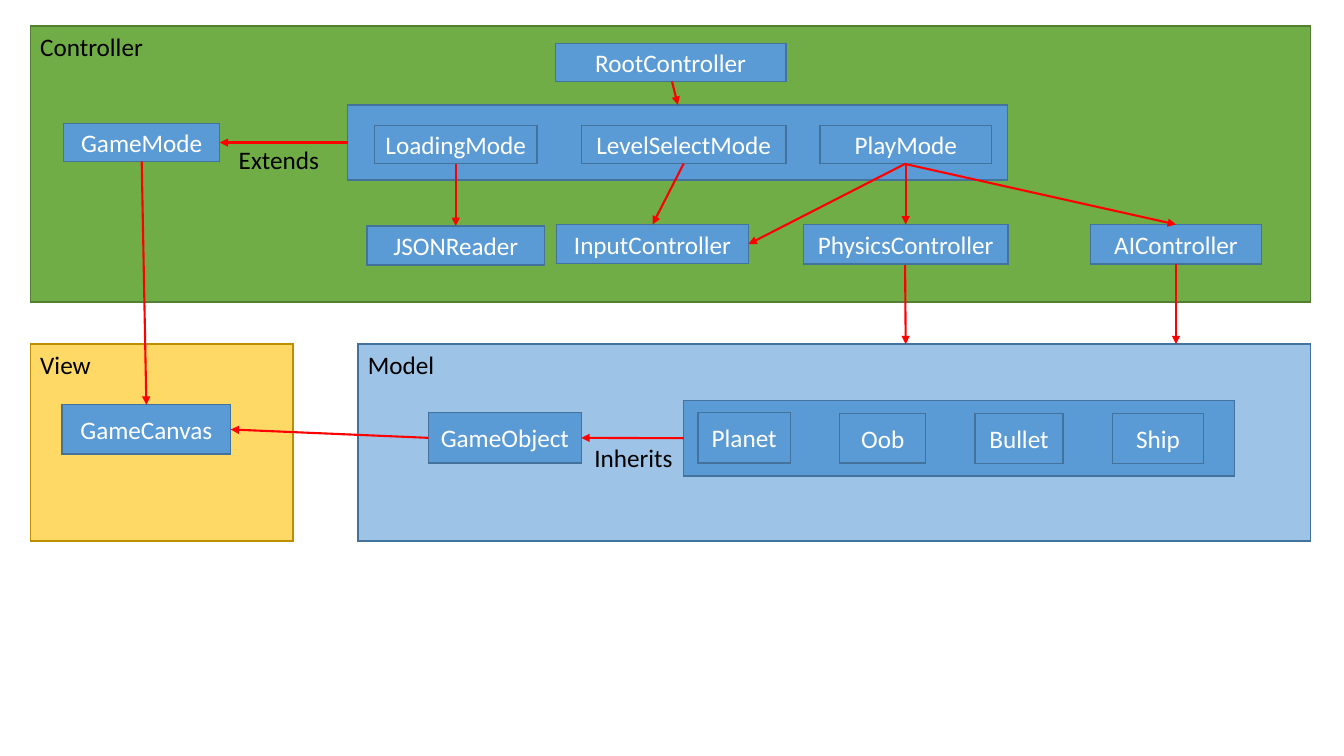
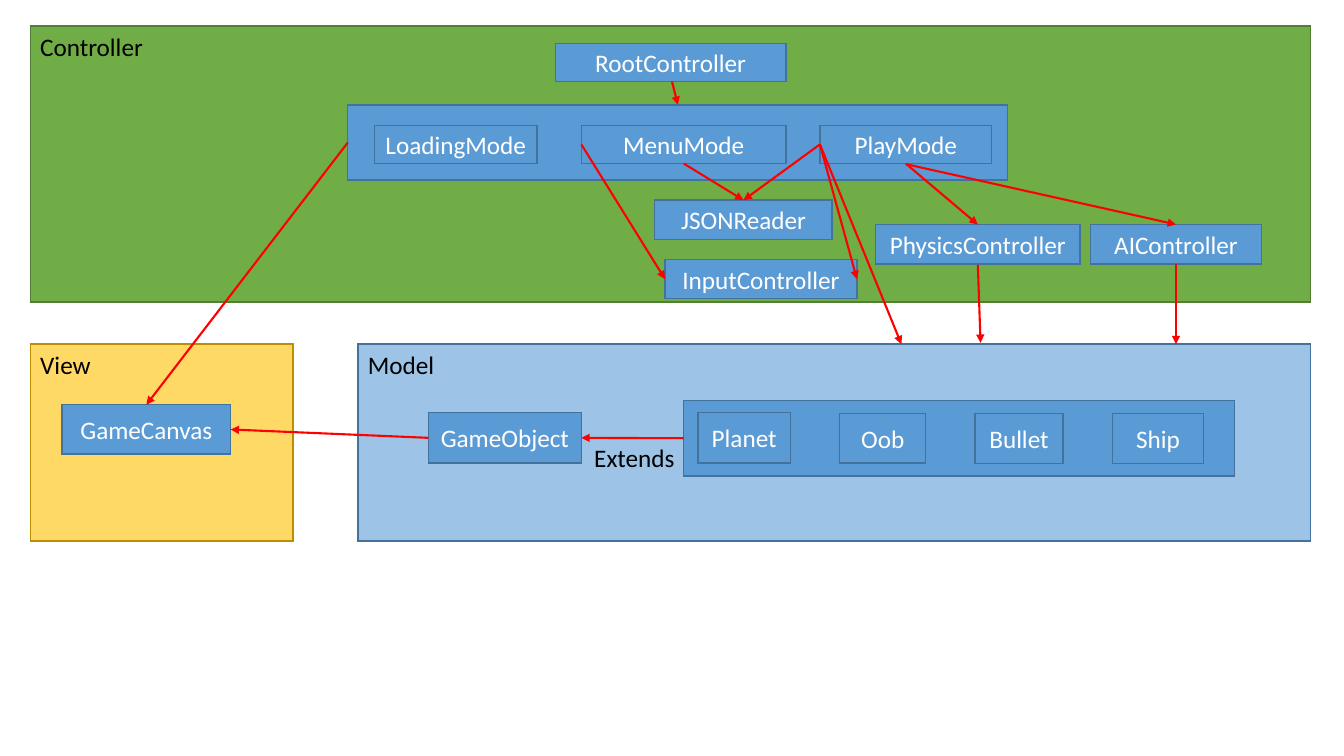
Before and after one commit to bs672/TBFO-VideoGame, a slide deck: slide 1 of Technical Prototype/Diagrams.pptx. Drawn at 1344x756 pixels with LibreOffice and Linux fonts; fonts in the diff are those of the drawing. Boxes give left, top, right and bottom in pixels: in the first picture for what was removed or moved away, otherwise in the second. Text is boxed around its words. In the diff, an @@ line names an element or a change of style, - is before the commit and + after.

```diff
--- a/Technical Prototype/Diagrams.pptx
+++ b/Technical Prototype/Diagrams.pptx
@@ rectangle removed at box(64, 123, 220, 161) @@
-GameMode
@@ arrow moved from (142, 161) - (146, 405) to (348, 142) - (146, 405) @@
@@ arrow removed from (348, 142) to (220, 142) @@
@@ arrow moved from (684, 163) - (652, 225) to (582, 144) - (665, 279) @@
@@ text in rectangle at box(623, 136, 744, 154): text changed @@
-LevelSelectMode
+MenuMode
@@ arrow added from (820, 144) to (744, 201), #FF0000 1.5 pt @@
@@ arrow moved from (906, 163) - (749, 244) to (820, 144) - (857, 279) @@
@@ arrow added from (820, 144) to (901, 344), #FF0000 1.5 pt @@
@@ text removed at box(239, 151, 319, 169) @@
-Extends
@@ arrow moved from (456, 163) - (456, 226) to (684, 163) - (744, 201) @@
@@ arrow moved from (906, 163) - (906, 225) to (906, 163) - (978, 225) @@
@@ rectangle "JSONReader": place and size @@
-rectangle "JSONReader" at box(367, 226, 544, 265)
+rectangle "JSONReader" at box(655, 201, 833, 240)
@@ rectangle "PhysicsController": place and size @@
-rectangle "PhysicsController" at box(804, 225, 1008, 264)
+rectangle "PhysicsController" at box(876, 225, 1081, 264)
@@ rectangle "InputController": place and size @@
-rectangle "InputController" at box(557, 225, 748, 264)
+rectangle "InputController" at box(665, 260, 857, 299)
@@ arrow moved from (905, 265) - (906, 344) to (978, 265) - (981, 343) @@
@@ text at box(594, 449, 674, 467): text changed @@
-Inherits
+Extends
```
Also in this commit, not shown: 3 other files.
